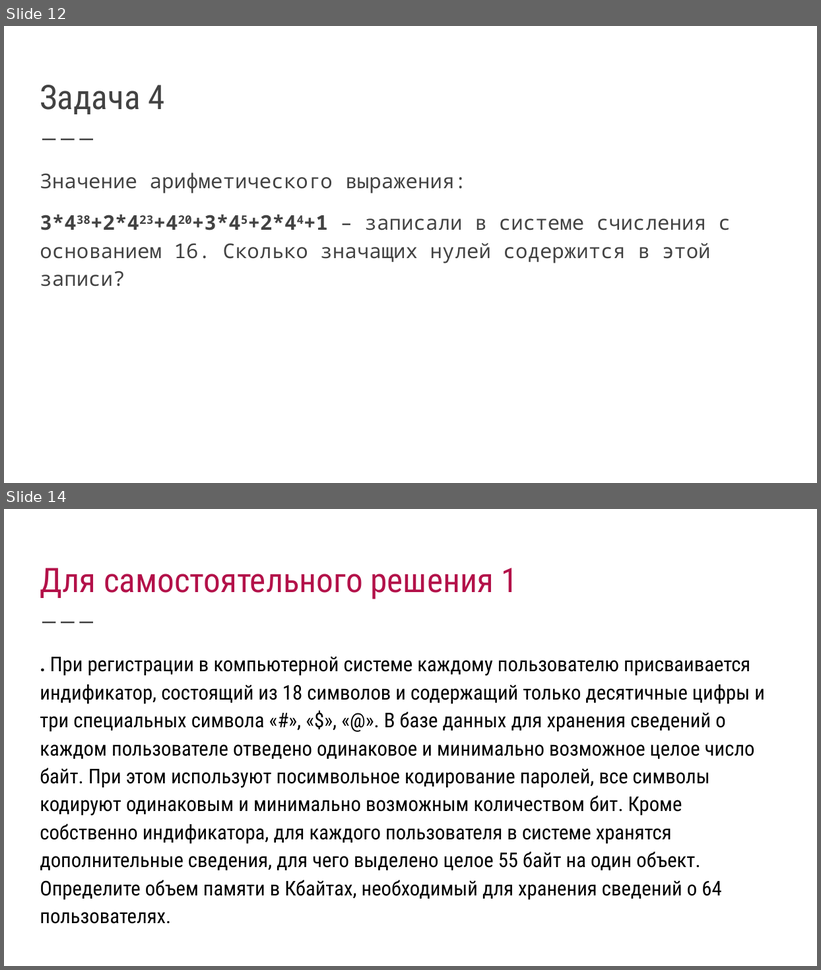
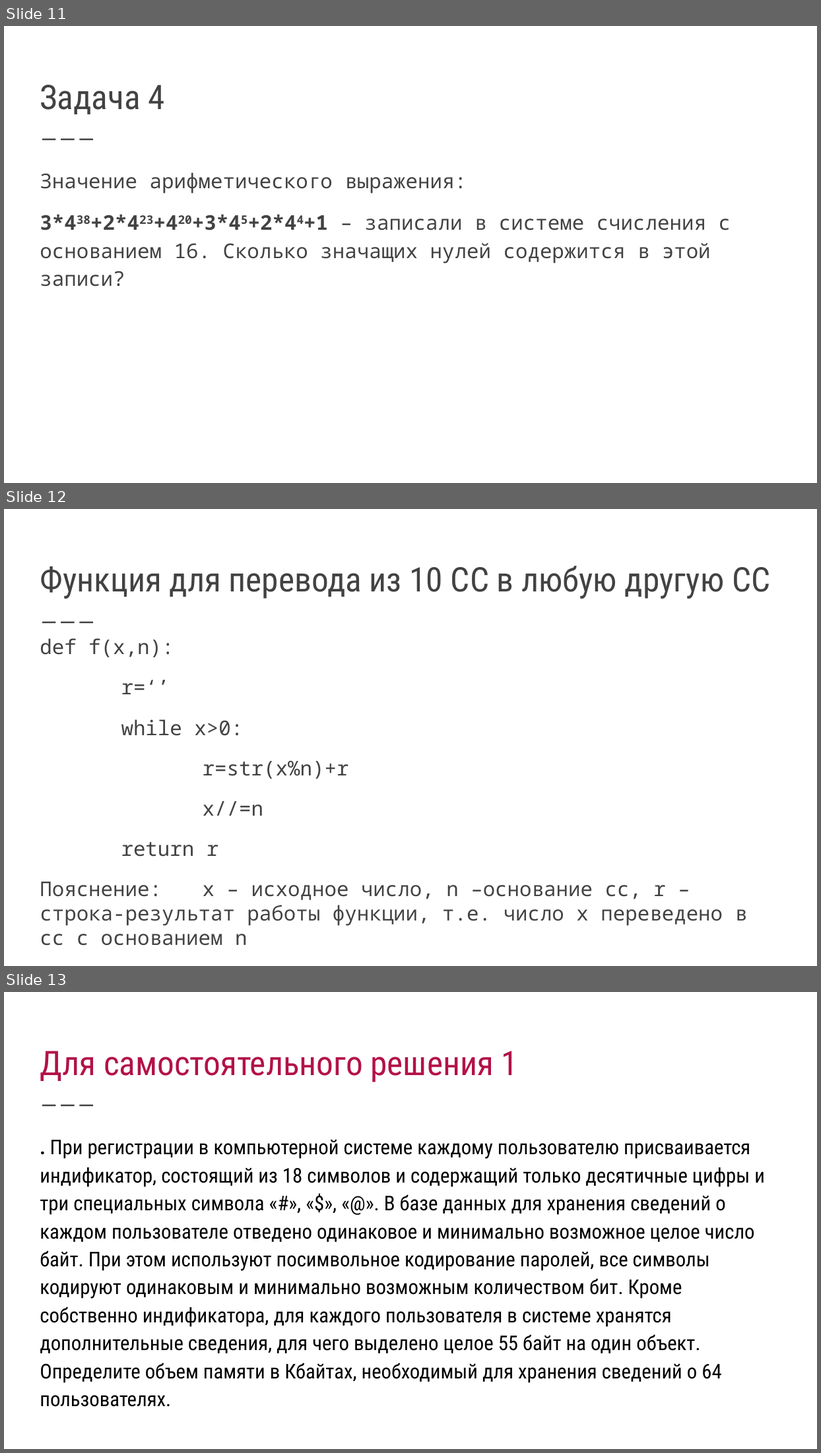
Before and after one commit to EPostanogova/1561_for_students, a slide deck: конспекты к задачам егэ/Простые вычисления.pptx. Shown one above the other, each under a label of ours: slides 12 and 14 before the commit, slides 11, 12 and 13 after it; the slides between them are not shown. The pictures are 821x970 and 821x1453 pixels, drawn with LibreOffice and Linux fonts; fonts in the diff are those of the drawing. Boxes give left, top, right and bottom in pixels: in the first picture for what was removed or moved away, otherwise in the second. Text is boxed around its words. In the diff, an @@ line names an element or a change of style, - is before the commit and + after.

Commit message:
work18

```diff
--- a/конспекты к задачам егэ/Простые вычисления.pptx
+++ b/конспекты к задачам егэ/Простые вычисления.pptx
@@ slide 12 added at <box>4,509,817,966</box>, background #FFFFFF; not listed: 1 template element that a slide beside it also shows @@
@@ title added at <box>40,566,770,599</box>, 30 pt, text #424242 @@
+Функция для перевода из 10 СС в любую другую СС
@@ text added at <box>40,638,747,946</box>, 18 pt, text #424242 @@
+def f(x,n):
+r=‘’
+while x>0:
+r=str(x%n)+r
+x//=n
+return r
+Пояснение: x – исходное число, n –основание сс, r – строка-результат работы функции, т.е. число x переведено в сс с основанием n
@@ what was slide 12 is now slide 11 @@
@@ what was slide 14 is now slide 13 @@
```
Also in this commit, not shown: 2 other slides added, 4 slides removed.
